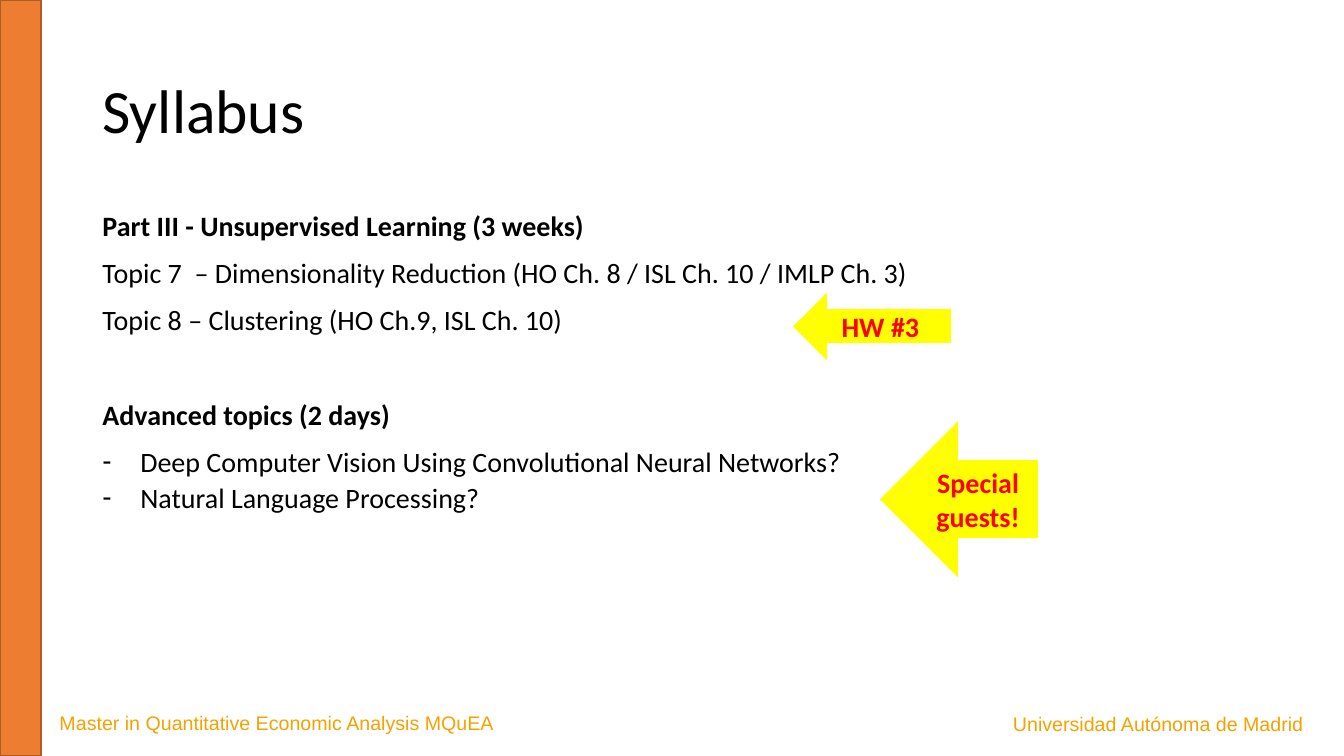
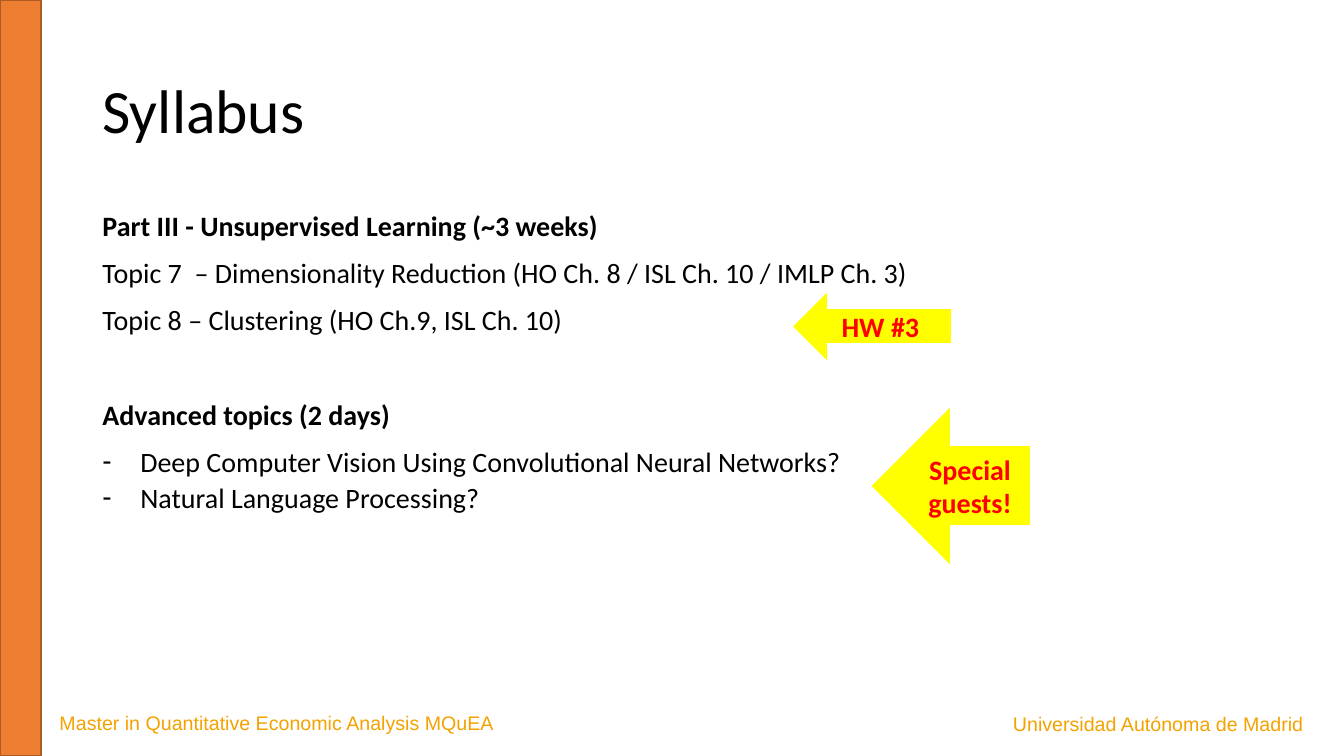
Before and after one commit to JavierBas/IMLEF-MQuEA, a slide deck: slide 8 of Course content/Slides/Topic 0 - Course presentation.pptx. Drawn at 1344x756 pixels with LibreOffice and Linux fonts; fonts in the diff are those of the drawing. Boxes give left, top, right and bottom in pixels: in the first picture for what was removed or moved away, otherwise in the second. Text is boxed around its words. In the diff, an @@ line names an element or a change of style, - is before the commit and + after.

```diff
--- a/Course content/Slides/Topic 0 - Course presentation.pptx
+++ b/Course content/Slides/Topic 0 - Course presentation.pptx
@@ text at (x1=102, y1=215, x2=598, y2=241): text changed @@
-Part III - Unsupervised Learning (3 weeks)
+Part III - Unsupervised Learning (~3 weeks)
@@ left arrow "Special guests!" moved from (x1=880, y1=421, x2=1037, y2=577) to (x1=872, y1=408, x2=1029, y2=564) @@
```
Also in this commit, not shown: 4 other slides changed, 1 other file.
